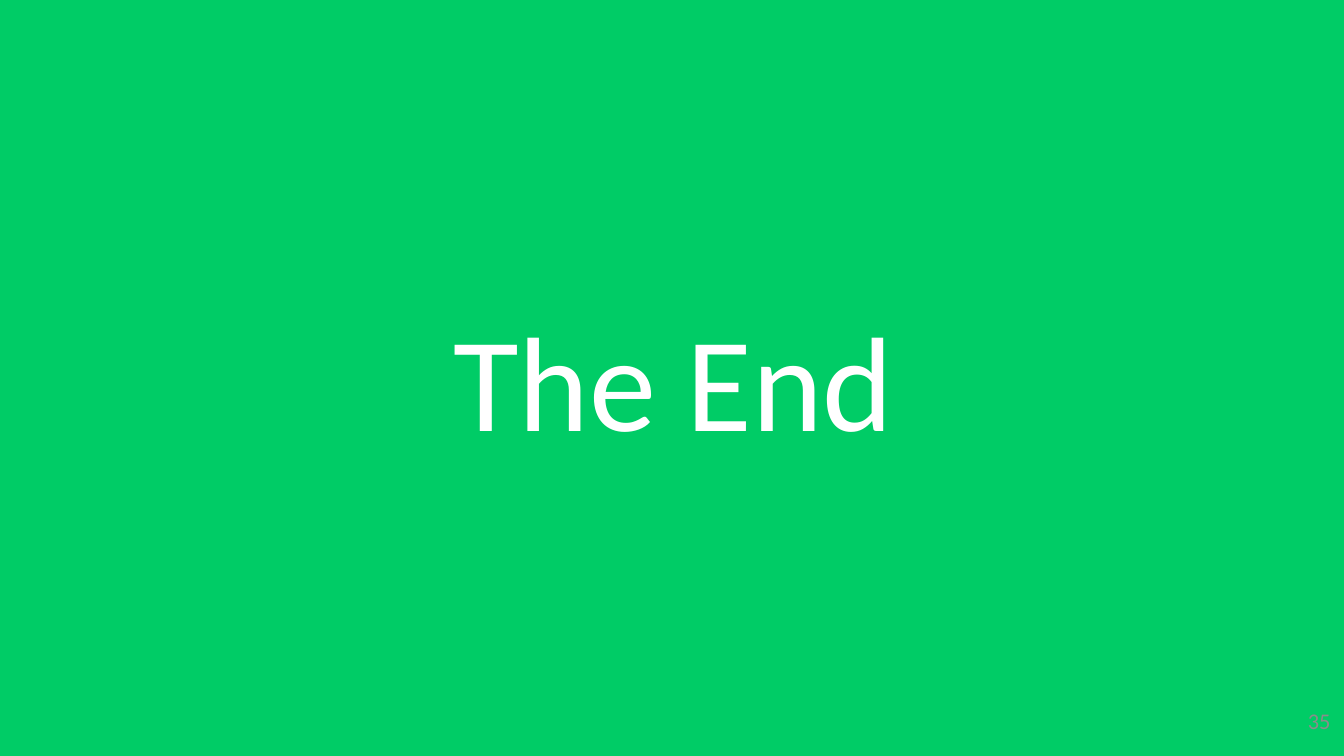
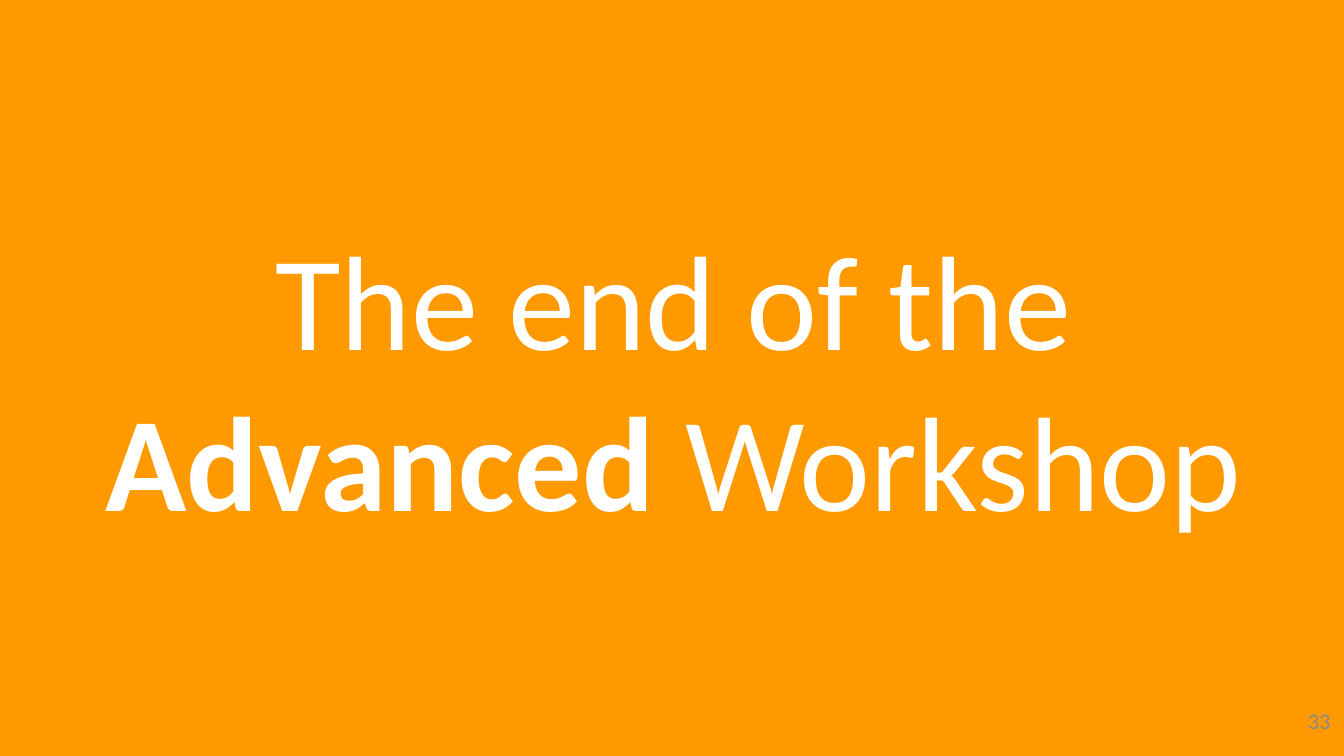
Before and after one commit to hansdejongehv/scratchClient-Tutorials, a slide deck: slide 33 of scratchClientTutorial/UK---English/UK - 3 - scratchCl Advanced Tutorial.pptx (slide 35 before the commit). Drawn at 1344x756 pixels with LibreOffice and Linux fonts; fonts in the diff are those of the drawing. Boxes give left, top, right and bottom in pixels: in the first picture for what was removed or moved away, otherwise in the second. Text is boxed around its words. In the diff, an @@ line names an element or a change of style, - is before the commit and + after.

```diff
--- a/scratchClientTutorial/UK---English/UK - 3 - scratchCl Advanced Tutorial.pptx
+++ b/scratchClientTutorial/UK---English/UK - 3 - scratchCl Advanced Tutorial.pptx
@@ background #00CC66 to #FF9900 @@
@@ title at box(105, 256, 1241, 533): text changed @@
-The End
+The end of the Advanced Workshop
@@ page number at box(1308, 714, 1331, 729): text changed @@
-35
+33
```
Also in this commit, not shown: 20 other slides changed, 2 slides removed, 41 other files.
